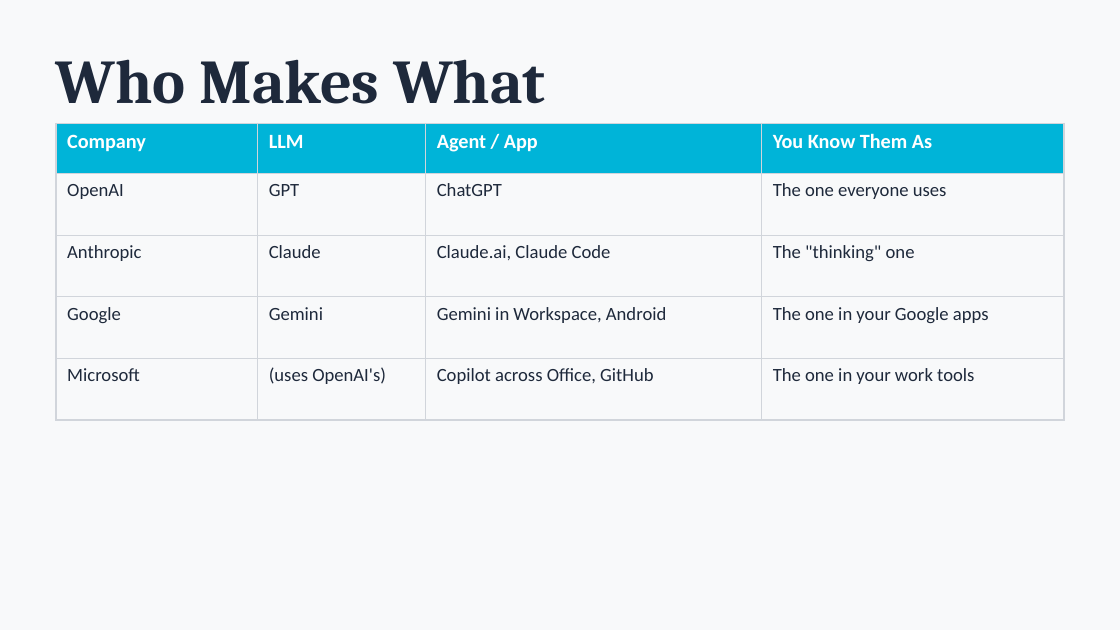
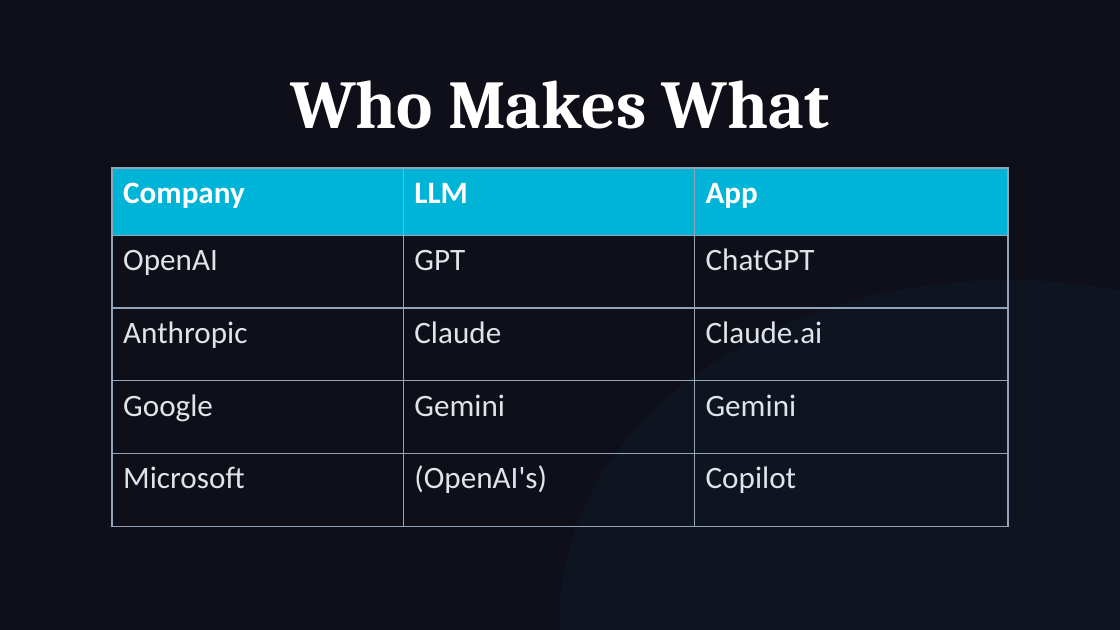
Before and after one commit to michaelengland/ai-best-practices, a slide deck: slide 16 of Getting-Agents-to-Give-Up-Their-Secrets.pptx (slide 11 before the commit). Drawn at 1120x630 pixels with LibreOffice and Linux fonts; fonts in the diff are those of the drawing. Boxes give left, top, right and bottom in pixels: in the first picture for what was removed or moved away, otherwise in the second. Text is boxed around its words. In the diff, an @@ line names an element or a change of style, - is before the commit and + after.

```diff
--- a/Getting-Agents-to-Give-Up-Their-Secrets.pptx
+++ b/Getting-Agents-to-Give-Up-Their-Secrets.pptx
@@ background #F8F9FA to #0F0F1A @@
@@ text "Who Makes What": place and size @@
-text "Who Makes What" at box(56, 59, 545, 104)
+text "Who Makes What" at box(290, 80, 830, 129)
@@ text "Who Makes What" at box(290, 80, 830, 129): size 40 to 44 pt, text colour #1E293B to #FFFFFF; alignment left to centre @@
@@ table at box(112, 168, 1008, 497) @@
-column 2: LLM | GPT | Claude | Gemini | (uses OpenAI's)
-column 3: Agent / App | ChatGPT | Claude.ai, Claude Code | Gemini in Workspace, Android | Copilot across Office, GitHub
-column 4: You Know Them As | The one everyone uses | The "thinking" one | The one in your Google apps | The one in your work tools
+column 2: LLM | GPT | Claude | Gemini | (OpenAI's)
+column 3: App | ChatGPT | Claude.ai | Gemini | Copilot
@@ table: place and size @@
-table at box(56, 123, 1064, 388)
+table at box(112, 168, 1008, 497)
@@ ellipse added at box(560, 280, 1120, 630), fill #00B4D8 at 4% opacity @@
```
Also in this commit, not shown: 27 other slides changed, 42 slides added, 23 slides removed, 1 other file.
